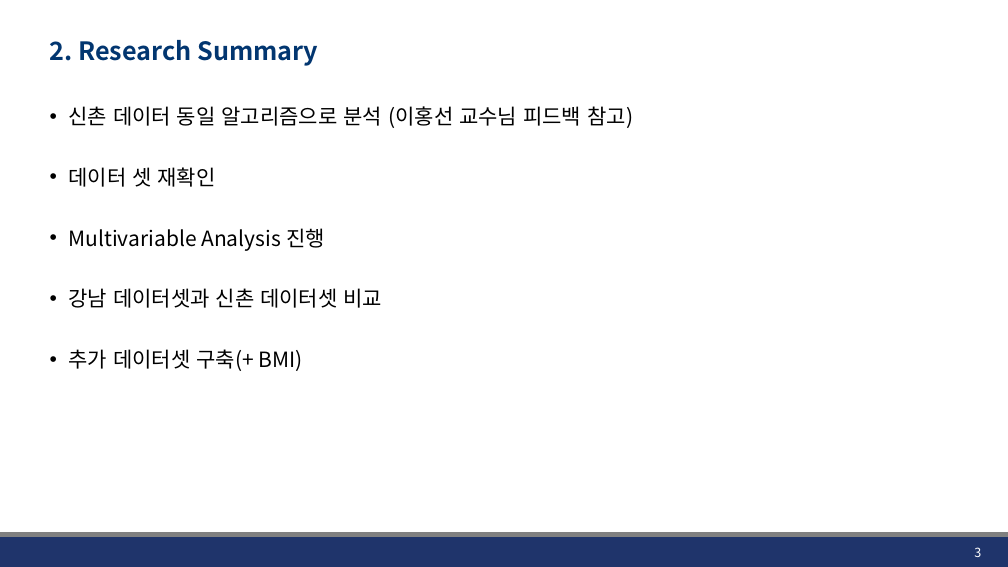
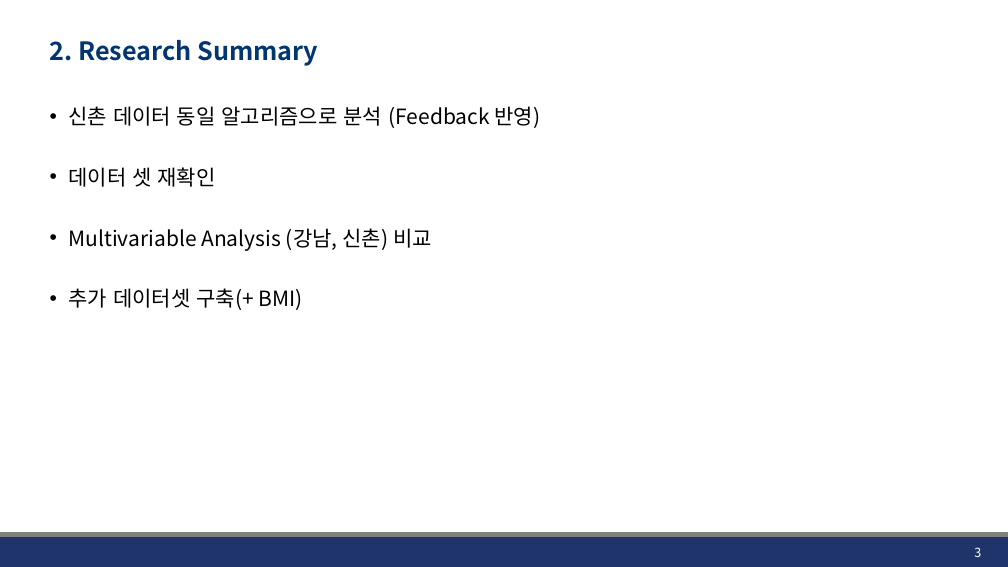
Before and after one commit to JHWannabe/2026-1_Study, a slide deck: slide 3 of 연구자료/260424_Linear_Logistic_Regression.pptx. Drawn at 1008x567 pixels with LibreOffice and Linux fonts; fonts in the diff are those of the drawing; background and template pictures are left out. Boxes give left, top, right and bottom in pixels: in the first picture for what was removed or moved away, otherwise in the second. Text is boxed around its words. In the diff, an @@ line names an element or a change of style, - is before the commit and + after.

```diff
--- a/연구자료/260424_Linear_Logistic_Regression.pptx
+++ b/연구자료/260424_Linear_Logistic_Regression.pptx
@@ text at box(68, 106, 541, 128): text changed @@
-• 신촌 데이터 동일 알고리즘으로 분석 (이홍선 교수님 피드백 참고)
+• 신촌 데이터 동일 알고리즘으로 분석 (Feedback 반영)
@@ text at box(68, 228, 432, 251): text changed @@
-• Multivariable Analysis 진행
-• 강남 데이터셋과 신촌 데이터셋 비교
+• Multivariable Analysis (강남, 신촌) 비교
```
Also in this commit, not shown: 8 other slides changed, 5 other files.
